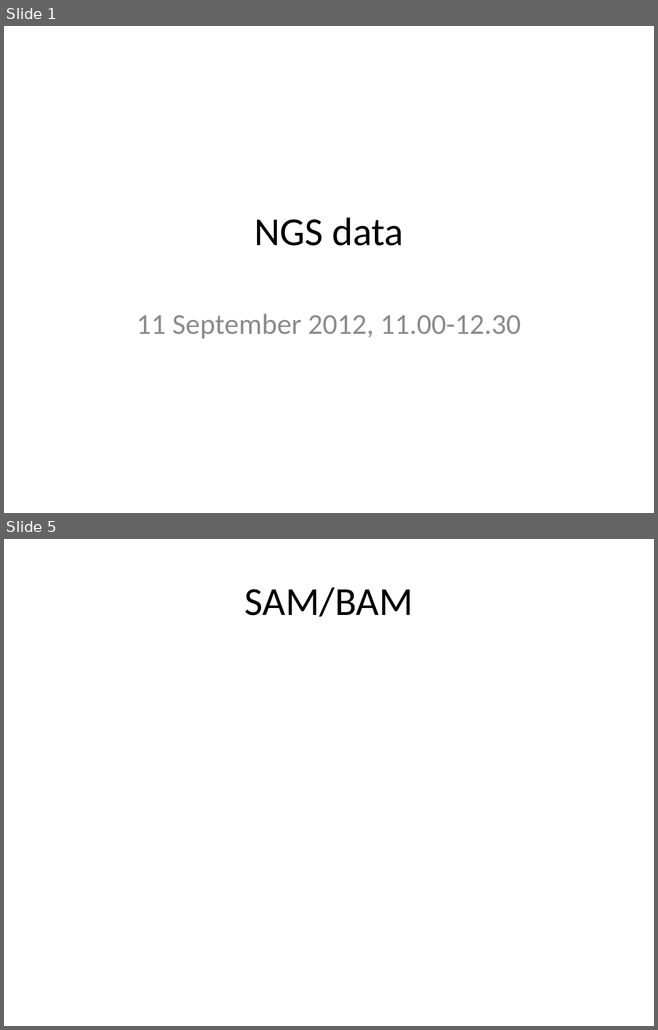
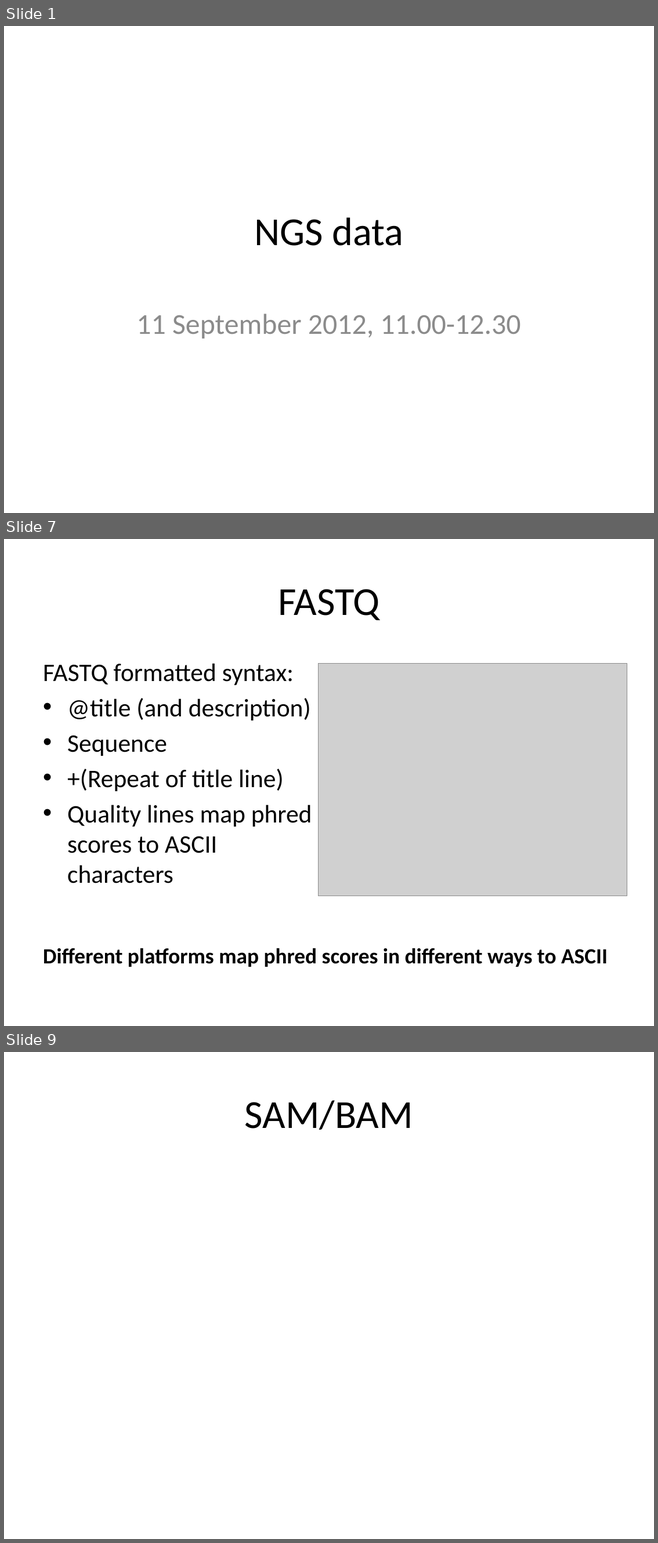
Before and after one commit to rvosa/ngs-workflows, a slide deck: doc/slides/day1/session2/NGSdata.pptx. Shown one above the other, each under a label of ours: slides 1 and 5 before the commit, slides 1, 7 and 9 after it; the slides between them are not shown. The pictures are 658x1030 and 658x1543 pixels, drawn with LibreOffice and Linux fonts; fonts in the diff are those of the drawing; grey boxes stand for pictures. Boxes give left, top, right and bottom in pixels: in the first picture for what was removed or moved away, otherwise in the second. Text is boxed around its words. In the diff, an @@ line names an element or a change of style, - is before the commit and + after.

```diff
--- a/doc/slides/day1/session2/NGSdata.pptx
+++ b/doc/slides/day1/session2/NGSdata.pptx
@@ slide 7 added at (4, 539, 654, 1026), background #FFFFFF @@
@@ title added at (278, 589, 380, 620), 44 pt, text #000000 @@
+FASTQ
@@ text added at (43, 663, 312, 884), 28 pt, text #000000 @@
+FASTQ formatted syntax:
+• @title (and description)
+• Sequence
+• +(Repeat of title line)
+• Quality lines map phred scores to ASCII characters
@@ picture added at (318, 664, 626, 896) @@
@@ text added at (43, 948, 607, 967), 24 pt, text #000000, bold @@
+Different platforms map phred scores in different ways to ASCII
@@ what was slide 5 is now slide 9 @@
```
Also in this commit, not shown: 3 slides changed, 5 other slides added, 2 slides removed.
